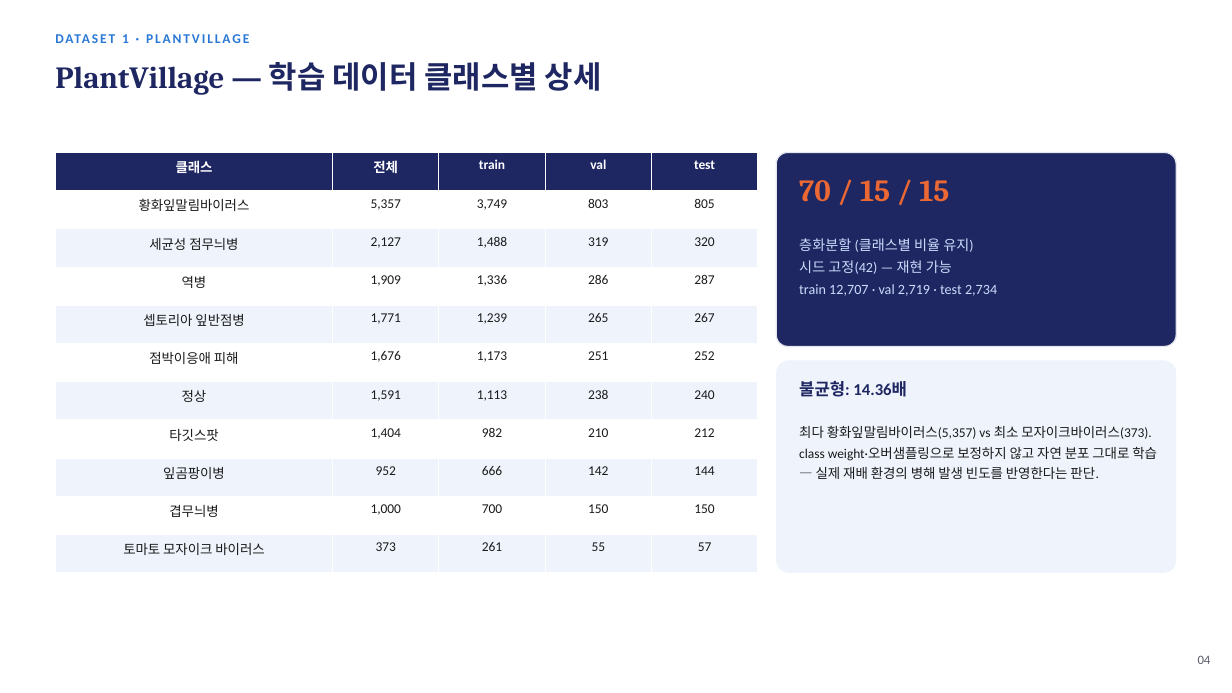
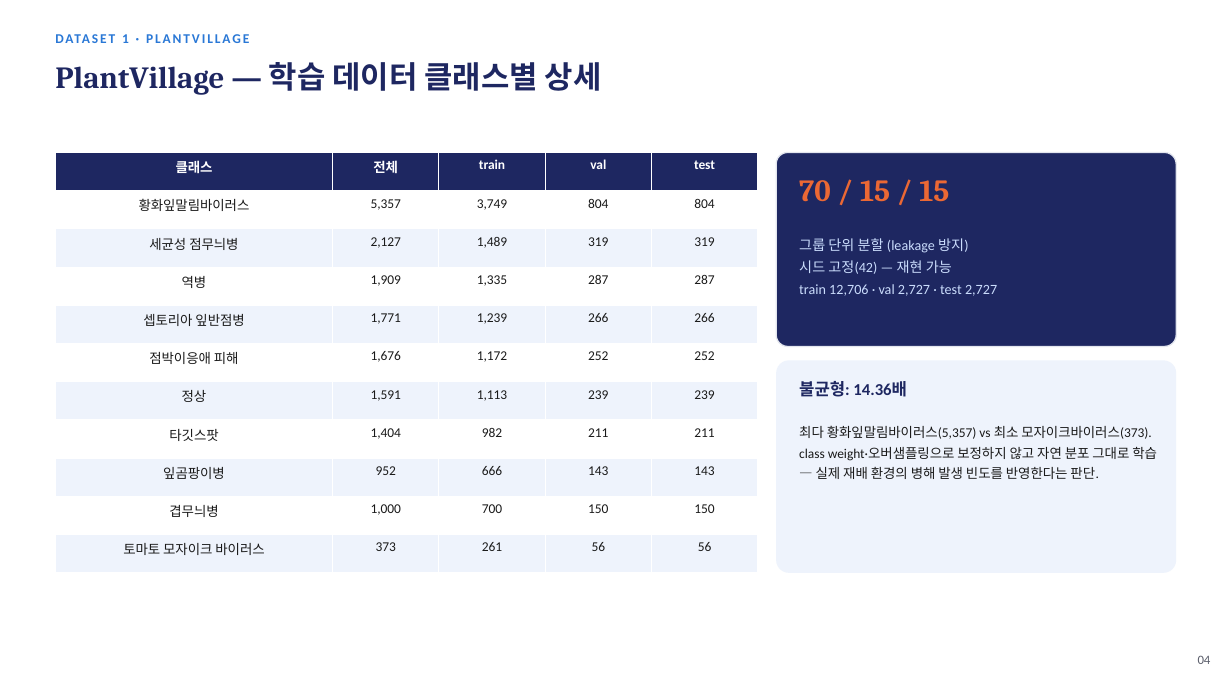
Before and after one commit to sara0813/tomato-disease-v2, a slide deck: slide 5 of docs/CNN_토마토_병해분류_V2_진행보고.pptx. Drawn at 1232x693 pixels with LibreOffice and Linux fonts; fonts in the diff are those of the drawing. Boxes give left, top, right and bottom in pixels: in the first picture for what was removed or moved away, otherwise in the second. Text is boxed around its words. In the diff, an @@ line names an element or a change of style, - is before the commit and + after.

```diff
--- a/docs/CNN_토마토_병해분류_V2_진행보고.pptx
+++ b/docs/CNN_토마토_병해분류_V2_진행보고.pptx
@@ table at bbox=[55, 152, 758, 573] @@
-row 2, column 4: 803
+row 2, column 4: 804
-row 2, column 5: 805
+row 2, column 5: 804
-row 3, column 3: 1,488
+row 3, column 3: 1,489
-row 3, column 5: 320
+row 3, column 5: 319
-row 4, column 3: 1,336
+row 4, column 3: 1,335
-row 4, column 4: 286
+row 4, column 4: 287
-row 5, column 4: 265
+row 5, column 4: 266
-row 5, column 5: 267
+row 5, column 5: 266
-row 6, column 3: 1,173
+row 6, column 3: 1,172
-row 6, column 4: 251
+row 6, column 4: 252
-row 7, column 4: 238
+row 7, column 4: 239
-row 7, column 5: 240
+row 7, column 5: 239
-row 8, column 4: 210
+row 8, column 4: 211
-row 8, column 5: 212
+row 8, column 5: 211
-row 9, column 4: 142
+row 9, column 4: 143
-row 9, column 5: 144
+row 9, column 5: 143
-row 11, column 4: 55
+row 11, column 4: 56
-row 11, column 5: 57
+row 11, column 5: 56
@@ text at bbox=[799, 238, 968, 253]: text changed @@
-층화분할 (클래스별 비율 유지)
+그룹 단위 분할 (leakage 방지)
@@ text at bbox=[799, 284, 997, 296]: text changed @@
-train 12,707 · val 2,719 · test 2,734
+train 12,706 · val 2,727 · test 2,727
```
Also in this commit, not shown: 10 other slides changed, 1 other file.
